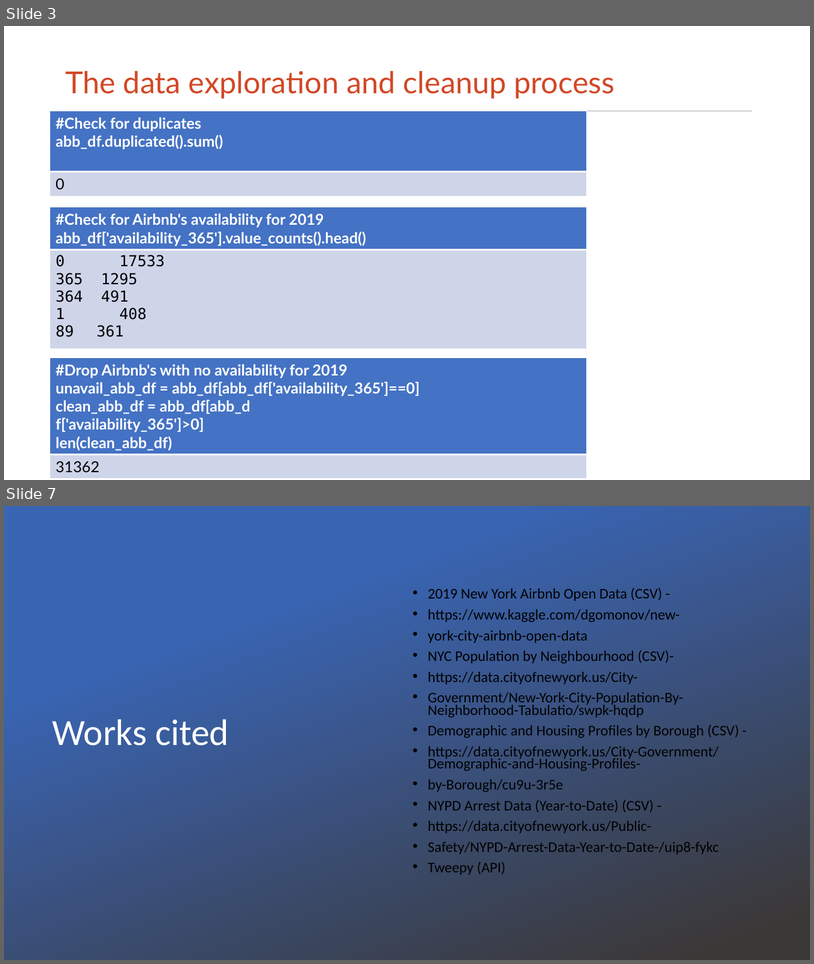
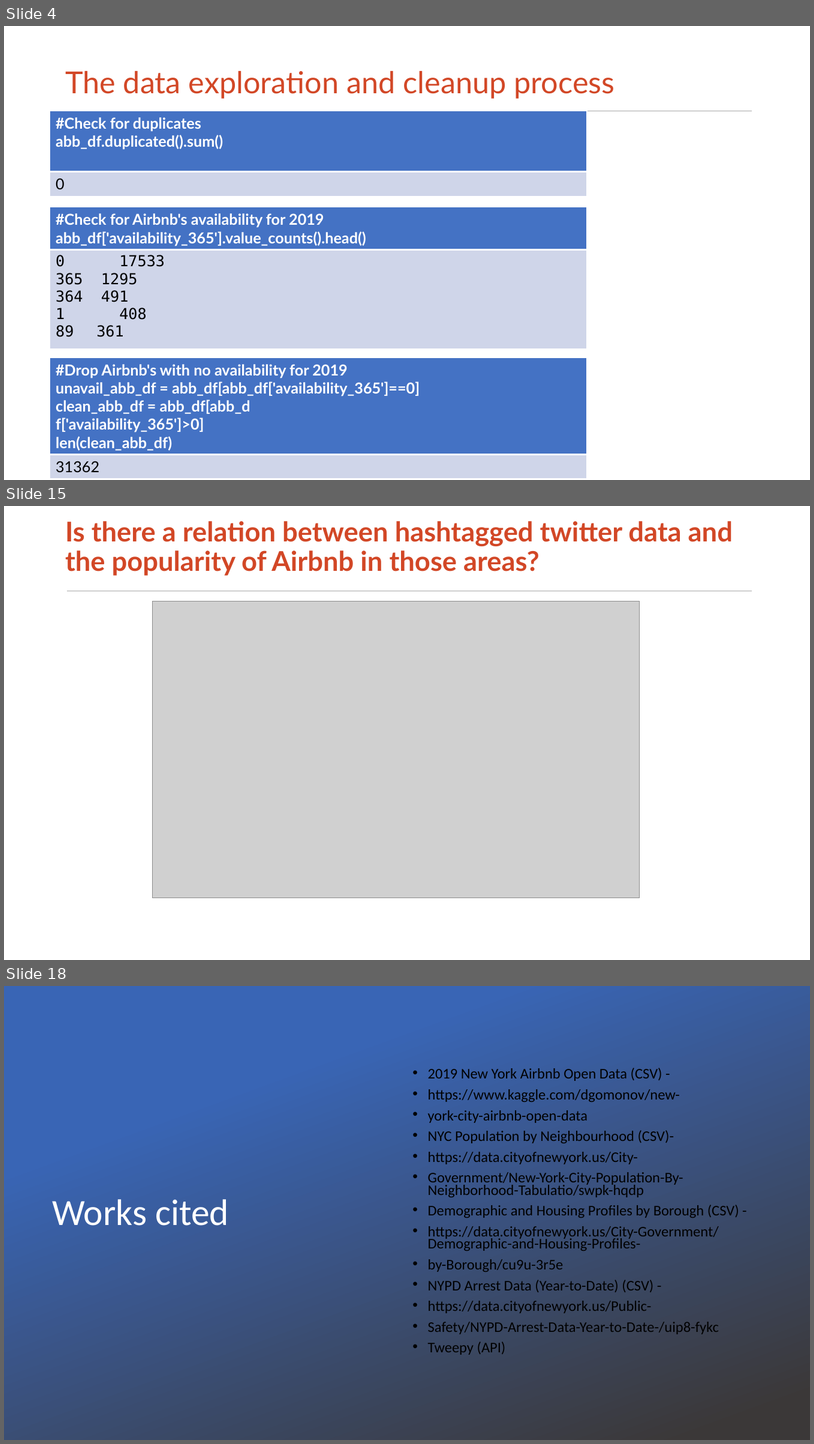
Before and after one commit to hayden4davey/Project1-Group2, a slide deck: Airbnb PPT.pptx. Shown one above the other, each under a label of ours: slides 3 and 7 before the commit, slides 4, 15 and 18 after it; the slides between them are not shown. The pictures are 814x964 and 814x1444 pixels, drawn with LibreOffice and Linux fonts; fonts in the diff are those of the drawing; grey boxes stand for pictures; background and template pictures are left out. Boxes give left, top, right and bottom in pixels: in the first picture for what was removed or moved away, otherwise in the second. Text is boxed around its words. In the diff, an @@ line names an element or a change of style, - is before the commit and + after.

```diff
--- a/Airbnb PPT.pptx
+++ b/Airbnb PPT.pptx
@@ slide 15 added at (x1=4, y1=506, x2=810, y2=960), background #FFFFFF; not listed: 1 template element that a slide beside it also shows @@
@@ title added at (x1=65, y1=521, x2=733, y2=576), 32.4 pt, text #D24726, bold @@
+Is there a relation between hashtagged twitter data and the popularity of Airbnb in those areas?
@@ picture added at (x1=152, y1=601, x2=640, y2=897) @@
@@ what was slide 3 is now slide 4 @@
@@ what was slide 7 is now slide 18 @@
```
Also in this commit, not shown: 2 slides changed, 11 other slides added, 1 slide removed, 2 other files.
